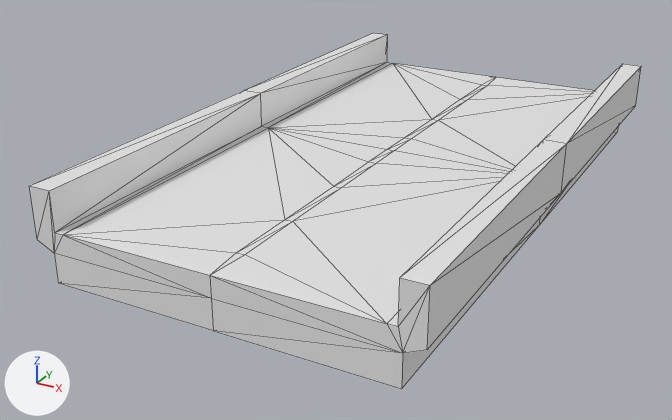
Two versions of the glTF model models/synty/SM_Env_Road_Highway_01.glb, one commit apart.
Both versions are drawn from a 50 mm lens placed at (17.2, -36.0, 10.4), pointed at (3.8, -11.5, -1.8). Arrows for +X, +Y and +Z are at lower left; the lights stay in place. The first picture is the older version. Mesh edges are drawn as thin lines. Where no turn or scale is listed for an object, it has been applied to the vertices. Vertices at exactly the same position are counted once.

Objects in the first picture: 'SM_Env_Road_Highway_01'.
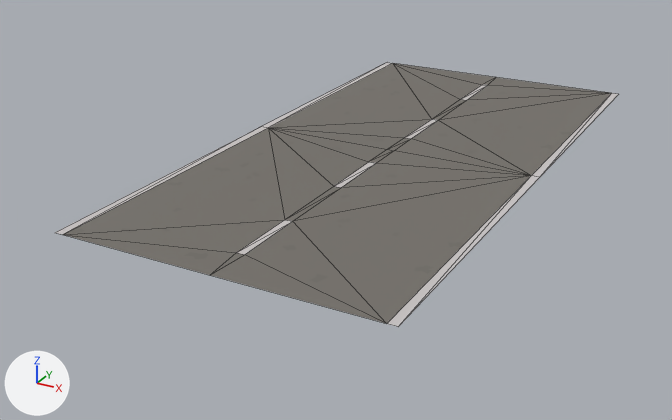
The change, as a list of edits to the scene's bpy script:
```text
Add img_road_grey_01:
    img_road_grey_01 = load_image('Road_Grey_01', '_unpacked/Road_Grey_01', 2048, 2048, 'sRGB')
Add mat_road:
    mat_road = principled_material('road')
    mat_road.texture = img_road_grey_01
    mat_road.roughness = 0.9
Change me_mesh:
    used by ob_sm_env_road_highway_01; location = (0.0, 0.0, 0.0)
    remove me_mesh.from_pydata(...)  # 67 vertices, 130 faces; spans x -0.7..10.7, y -20.0..0.0, z -1.5..1.2
    add me_mesh.from_pydata(...)  # 32 vertices, 50 faces; spans x 0.0..10.0, y -20.0..0.0, z 0.0
    me_mesh part 1
    35 vertices are removed from x -0.7..10.7, y -20.0..0.0, z -1.5..1.2
    80 faces are deleted
    me_mesh part 2: 50 faces spanning x 0.0..10.0, y -20.0..0.0, z 0.0 switch from no material to mat_road (picture img_road_grey_01)
```

Changed parts and their boxes (x1, y1, x2, y2) in the pictures (672 x 420 px):
'SM_Env_Road_Highway_01', reshaped (8% narrower, 25% shorter): before (30, 33, 641, 389); after (55, 62, 618, 327)
part 1 of me_mesh, deleted: before (30, 33, 641, 389)
part 2 of me_mesh, recoloured (white to grey): before (55, 62, 594, 327); after (55, 62, 618, 327)
